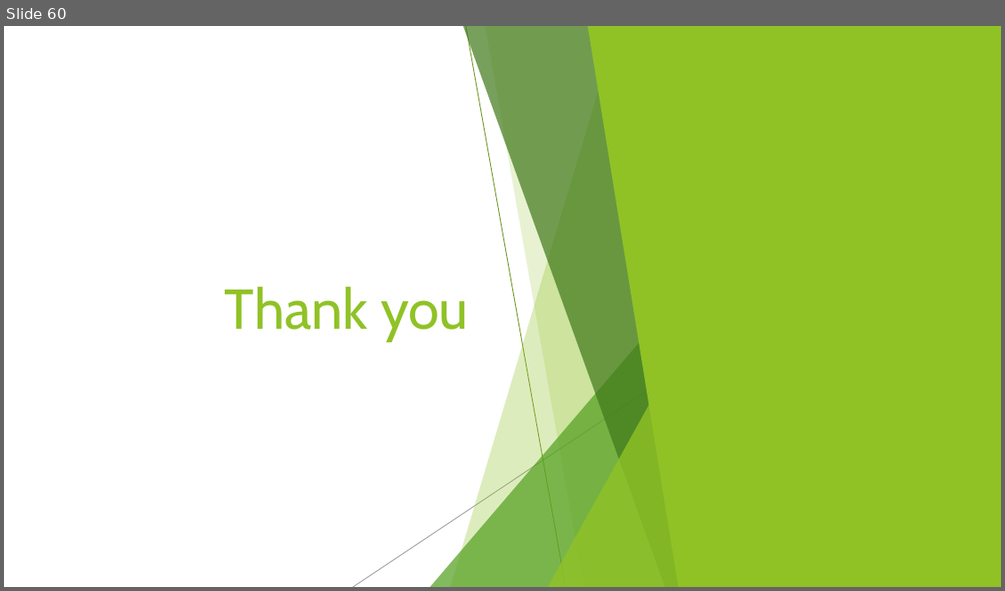
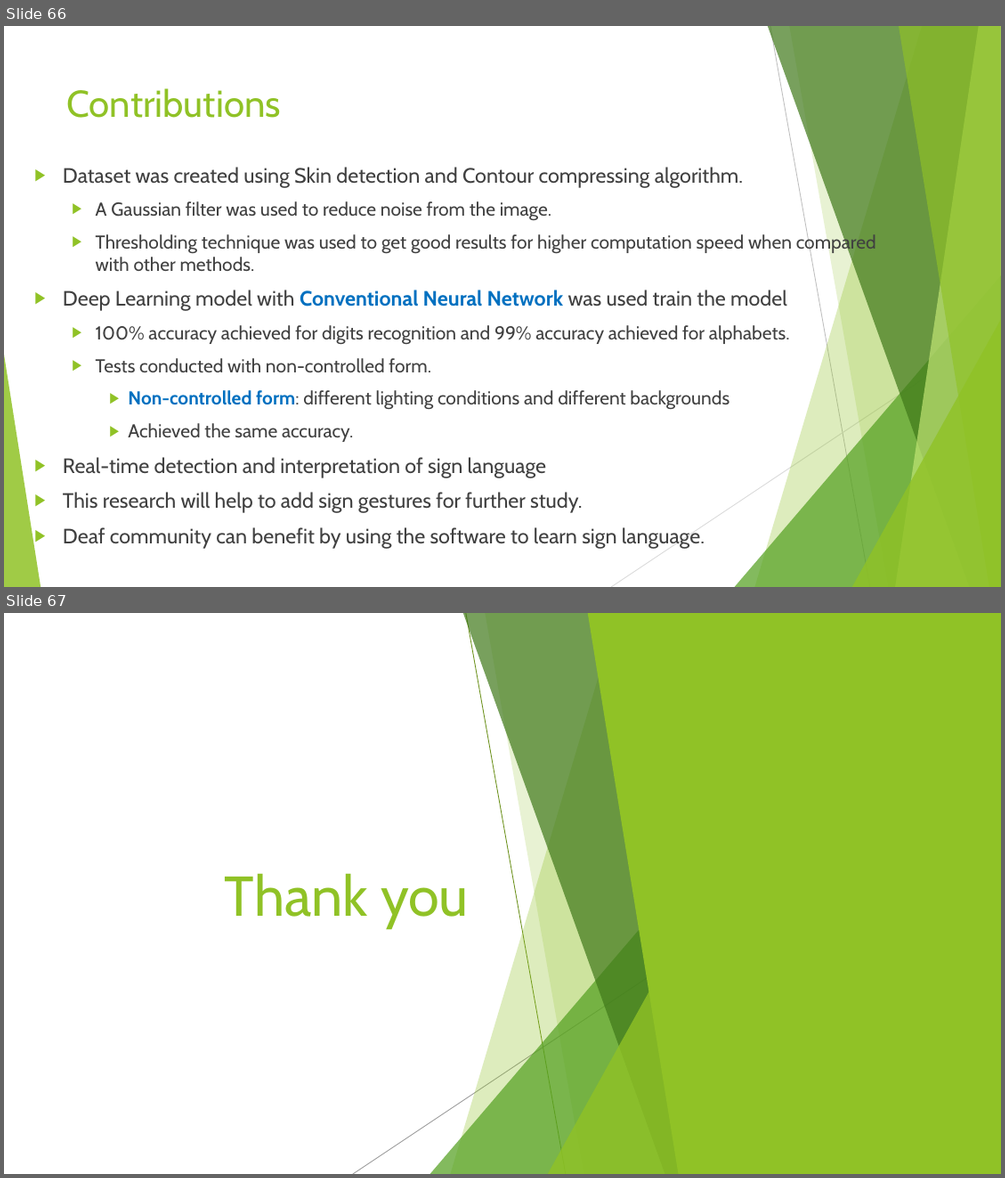
Before and after one commit to sandipgoswami/Mythesis, a slide deck: Sign language/Defence PPT/Sandip-thesis.pptx. Shown one above the other, each under a label of ours: slide 60 before the commit, slides 66 and 67 after it. The pictures are 1005x591 and 1005x1178 pixels, drawn with LibreOffice and Linux fonts; fonts in the diff are those of the drawing. Boxes give left, top, right and bottom in pixels: in the first picture for what was removed or moved away, otherwise in the second. Text is boxed around its words. In the diff, an @@ line names an element or a change of style, - is before the commit and + after.

```diff
--- a/Sign language/Defence PPT/Sandip-thesis.pptx
+++ b/Sign language/Defence PPT/Sandip-thesis.pptx
@@ slide 66 added at [4, 26, 1001, 587], background #FFFFFF; not listed: 8 template elements that a slide beside it also shows @@
@@ line added from (770, 26) to (870, 587), #BFBFBF 0.75 pt @@
@@ title added at [67, 88, 281, 118], 36 pt, text #90C226 @@
+Contributions
@@ text added at [63, 167, 876, 548], 18 pt, text #404040 @@
+▶ Dataset was created using Skin detection and Contour compressing algorithm.
+  ▶ A Gaussian filter was used to reduce noise from the image.
+  ▶ Thresholding technique was used to get good results for higher computation speed when compared with other methods.
+▶ Deep Learning model with Conventional Neural Network was used train the model
+  ▶ 100% accuracy achieved for digits recognition and 99% accuracy achieved for alphabets.
+  ▶ Tests conducted with non-controlled form.
+    ▶ Non-controlled form: different lighting conditions and different backgrounds
+    ▶ Achieved the same accuracy.
+▶ Real-time detection and interpretation of sign language
+▶ This research will help to add sign gestures for further study.
+▶ Deaf community can benefit by using the software to learn sign language.
@@ line added from (1001, 328) to (611, 587), #D9D9D9 0.75 pt @@
@@ what was slide 60 is now slide 67 @@
```
Also in this commit, not shown: 13 slides changed, 6 other slides added, 6 other files.
